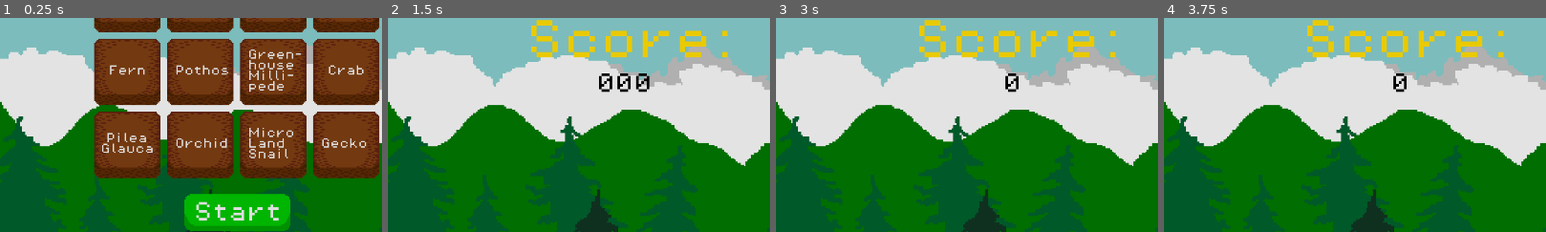
Above: before the commit, frames 1-4 (left to right).
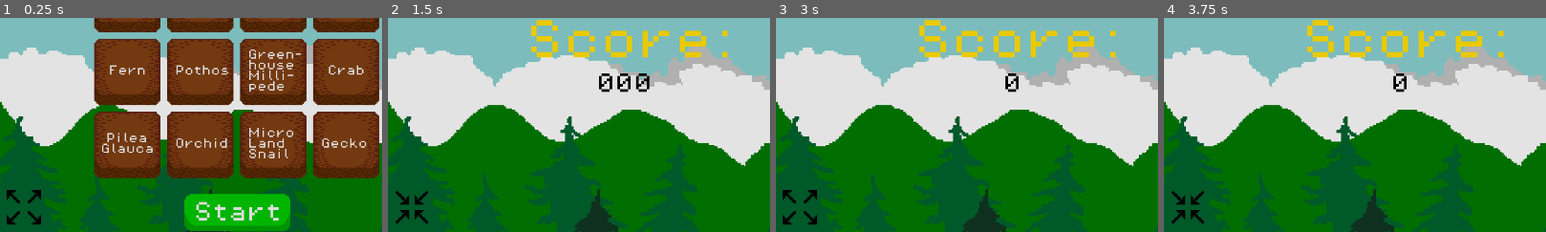
Above: after the commit, the same moments.

Repository: AdamOravecz1/GameJam2025
Game: Godot game, scene res://Scenes/main.tscn
Two runs of this game, one before a commit and one after it. Both use one fixed random seed, a clock stepped at 60 frames per second and the inputs below.
Inputs (mouse positions are % of the whole screen's width and height, from its top left):
- Up to frame 1 (0.25 s): no input
- Up to frame 2 (1.5 s): click (3, 84) at 0.52 s; click "Start" at 1.25 s
- Up to frame 3 (3 s): click (3, 84) at 2.02 s; click "Start" at 2.75 s
- Up to frame 4 (3.75 s): click (3, 84) at 3.52 s
The pictures show only the part of the screen within x 0-50%, y 40-90%; the shares and areas given below are measured in that part.

The runs differ from the first frame. In frame 1, 0.4% of the frame differs, in the area x 1-11%, y 80-97%; in frame 2, 0.4%, in the area x 2-11%, y 80-96%; in frame 3, 0.4%; in frame 4, 0.4%.

Commit message:
full screen

Diff:
--- a/Scenes/main.tscn
+++ b/Scenes/main.tscn
@@ -46,6 +46,7 @@
 [ext_resource type="Texture2D" uid="uid://vd7drletby43" path="res://Sprites/SoundOn.png" id="44_arqud"]
 [ext_resource type="FontFile" uid="uid://caswad0e4wnv2" path="res://Fonts/PixelOperator.ttf" id="45_xrfuq"]
 [ext_resource type="Theme" uid="uid://74khrow5p36h" path="res://Themes/StartButton.tres" id="46_fuqrg"]
+[ext_resource type="Texture2D" uid="uid://cgeojivcjesyp" path="res://Sprites/FullScreenOff.png" id="47_o4sx7"]
 
 [sub_resource type="RectangleShape2D" id="RectangleShape2D_tcfwk"]
 size = Vector2(26, 12)
@@ -93,6 +94,16 @@
 [sub_resource type="StyleBoxEmpty" id="StyleBoxEmpty_8ftd4"]
 
 [sub_resource type="StyleBoxEmpty" id="StyleBoxEmpty_2447j"]
+
+[sub_resource type="StyleBoxEmpty" id="StyleBoxEmpty_7gl2b"]
+
+[sub_resource type="StyleBoxEmpty" id="StyleBoxEmpty_3xnpe"]
+
+[sub_resource type="StyleBoxEmpty" id="StyleBoxEmpty_5nu26"]
+
+[sub_resource type="StyleBoxEmpty" id="StyleBoxEmpty_l5dyg"]
+
+[sub_resource type="StyleBoxEmpty" id="StyleBoxEmpty_7erh1"]
 
 [node name="Main" type="Node2D" groups=["Main"]]
 y_sort_enabled = true
@@ -628,6 +639,19 @@
 Mode:
 Off"
 
+[node name="FullScreen" type="Button" parent="."]
+offset_left = -437.0
+offset_top = 127.0
+offset_right = -405.0
+offset_bottom = 159.0
+theme_override_styles/normal = SubResource("StyleBoxEmpty_7gl2b")
+theme_override_styles/hover = SubResource("StyleBoxEmpty_3xnpe")
+theme_override_styles/pressed = SubResource("StyleBoxEmpty_5nu26")
+theme_override_styles/disabled = SubResource("StyleBoxEmpty_l5dyg")
+theme_override_styles/focus = SubResource("StyleBoxEmpty_7erh1")
+toggle_mode = true
+icon = ExtResource("47_o4sx7")
+
 [connection signal="pressed" from="Buttons/SmallPlants/MossButton" to="." method="_on_moss_button_pressed"]
 [connection signal="pressed" from="Buttons/SmallPlants/FernButton" to="." method="_on_fern_button_pressed"]
 [connection signal="pressed" from="Buttons/SmallPlants/PileaGlaucaButton" to="." method="_on_pilea_glauca_button_pressed"]
@@ -646,3 +670,4 @@
 [connection signal="pressed" from="Start" to="." method="_on_start_pressed"]
 [connection signal="pressed" from="NewGame" to="." method="_on_new_game_pressed"]
 [connection signal="pressed" from="EndlessMode" to="." method="_on_endless_mode_pressed"]
+[connection signal="pressed" from="FullScreen" to="." method="_on_full_screen_pressed"]
--- a/Scripts/main.gd
+++ b/Scripts/main.gd
@@ -10,6 +10,8 @@
 
 @export var sound_off = preload("res://Sprites/SoundOff.png")
 @export var sound_on = preload("res://Sprites/SoundOn.png")
+@export var full_screen_off = preload("res://Sprites/FullScreenOff.png")
+@export var full_screen_on = preload("res://Sprites/FullScreenOn.png")
 
 var sound = true
 var endless_mode = false
@@ -448,3 +450,12 @@
 		plant.hide()
 	for plant in $DwarfSnakePlant.get_children():
 		plant.hide()
+
+
+func _on_full_screen_pressed():
+	if $FullScreen.button_pressed:
+		DisplayServer.window_set_mode(DisplayServer.WINDOW_MODE_FULLSCREEN)
+		$FullScreen.icon = full_screen_on
+	else:
+		DisplayServer.window_set_mode(DisplayServer.WINDOW_MODE_WINDOWED)
+		$FullScreen.icon = full_screen_off
Not shown: 1 places in Scenes/main.tscn that only renumber resources
Binary file added: Sprites/FullScreenOff.png
Not shown, added: Sprites/FullScreenOff.png.import
Binary file added: Sprites/FullScreenOn.png
Not shown, added: Sprites/FullScreenOn.png.import
